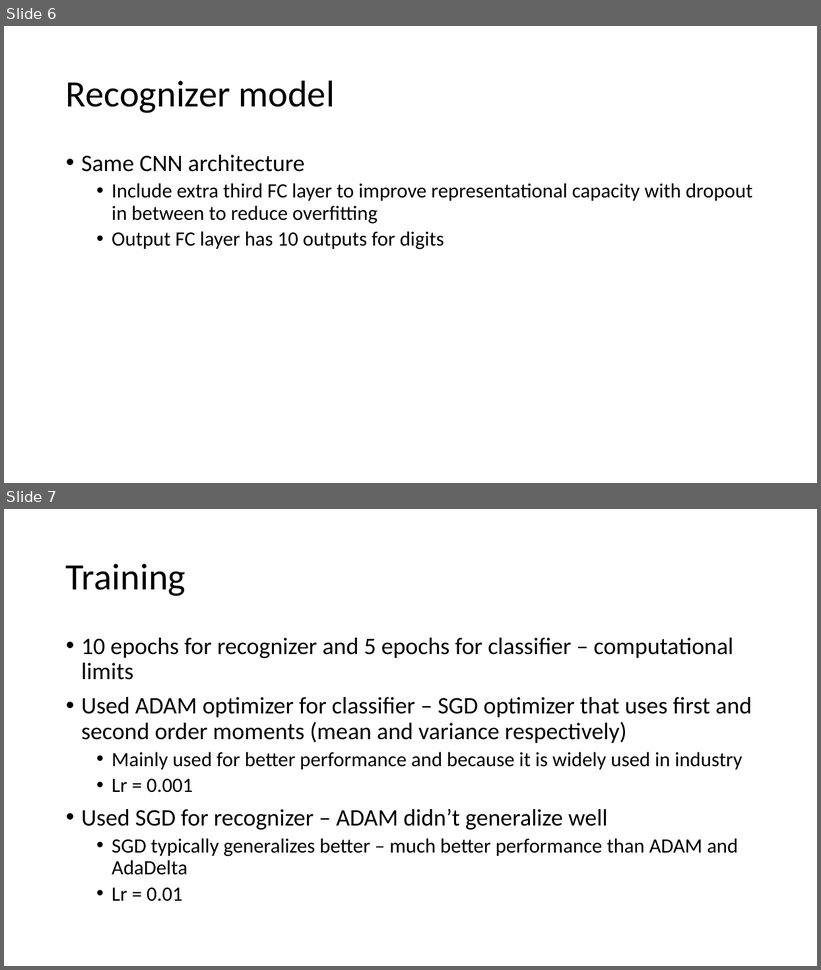
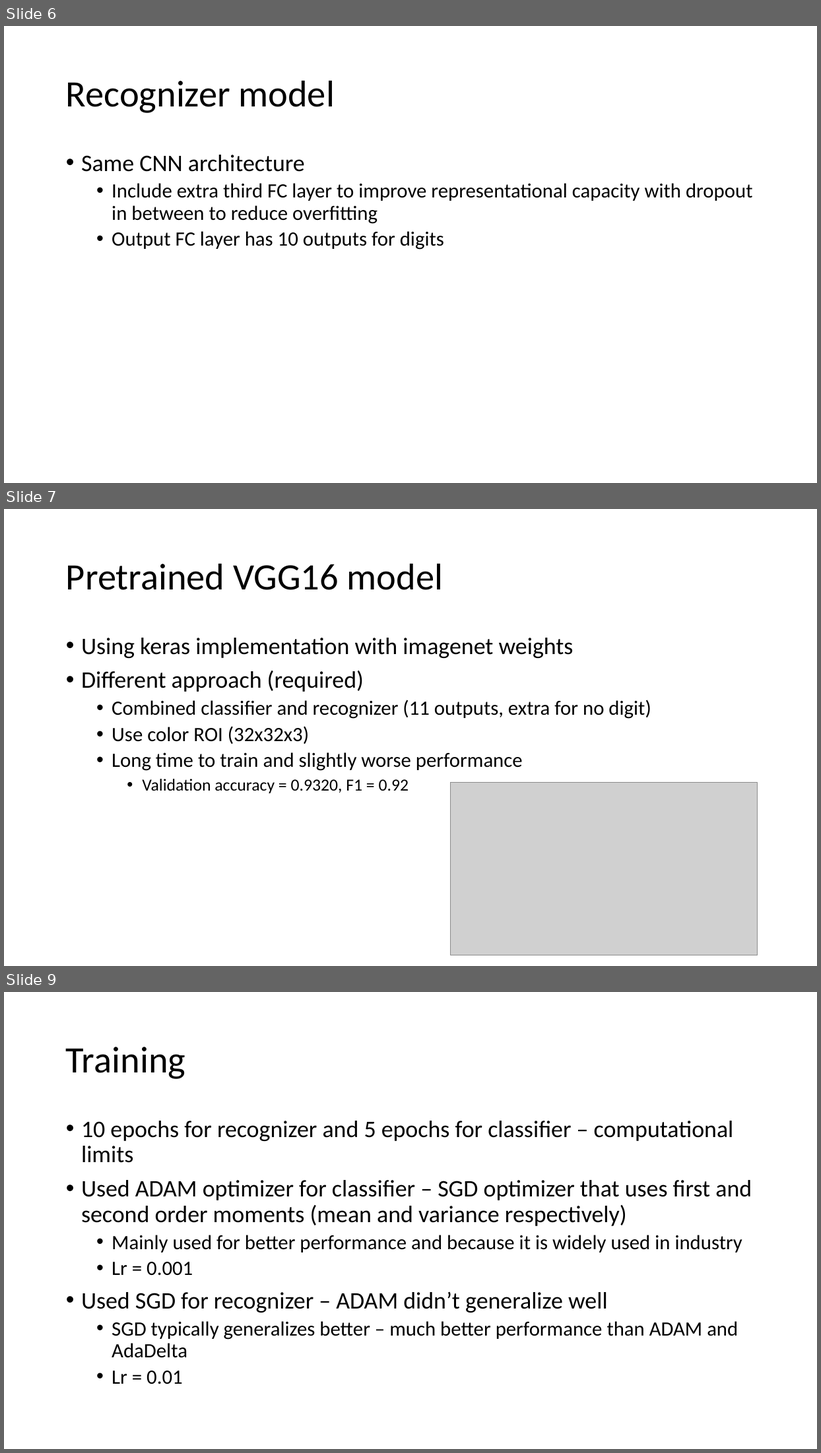
Before and after one commit to tugsag/SVHN-Recognition, a slide deck: SVHN.pptx. Shown one above the other, each under a label of ours: slides 6 and 7 before the commit, slides 6, 7 and 9 after it; the slides between them are not shown. The pictures are 821x970 and 821x1453 pixels, drawn with LibreOffice and Linux fonts; fonts in the diff are those of the drawing; grey boxes stand for pictures. Boxes give left, top, right and bottom in pixels: in the first picture for what was removed or moved away, otherwise in the second. Text is boxed around its words. In the diff, an @@ line names an element or a change of style, - is before the commit and + after.

```diff
--- a/SVHN.pptx
+++ b/SVHN.pptx
@@ slide 7 added at <box>4,509,817,966</box>, background #FFFFFF @@
@@ title added at <box>66,563,443,590</box>, 44 pt, text #000000 @@
+Pretrained VGG16 model
@@ text added at <box>81,638,651,793</box>, 24 pt, text #000000 @@
+• Using keras implementation with imagenet weights
+• Different approach (required)
+  • Combined classifier and recognizer (11 outputs, extra for no digit)
+  • Use color ROI (32x32x3)
+  • Long time to train and slightly worse performance
+    • Validation accuracy = 0.9320, F1 = 0.92
@@ picture added at <box>451,783,758,956</box> @@
@@ what was slide 7 is now slide 9 @@
```
Also in this commit, not shown: 2 slides changed, 2 other slides added.
